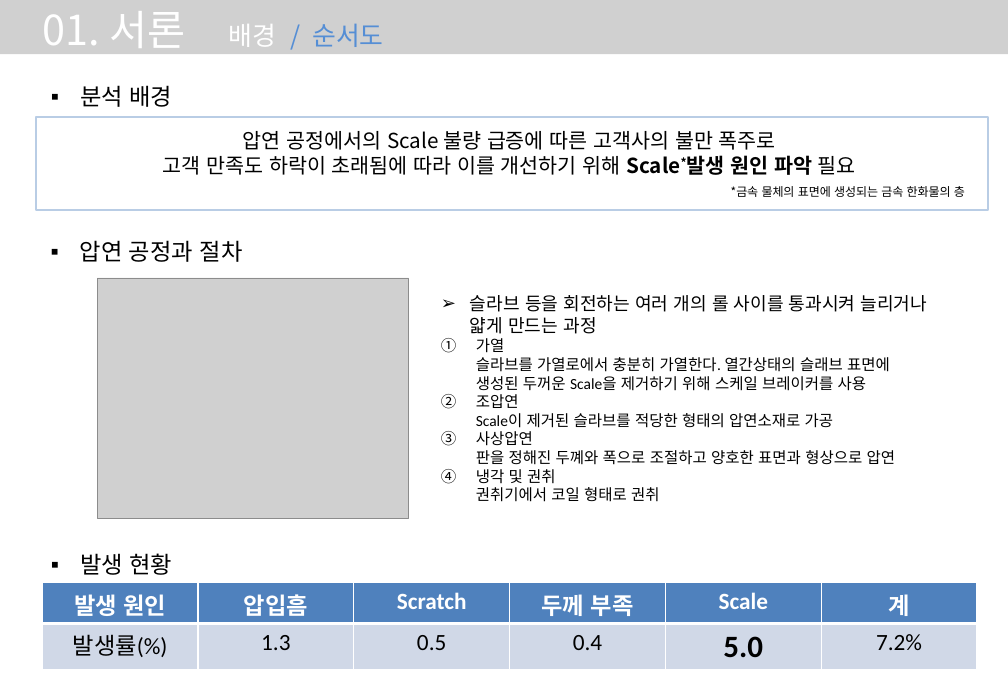
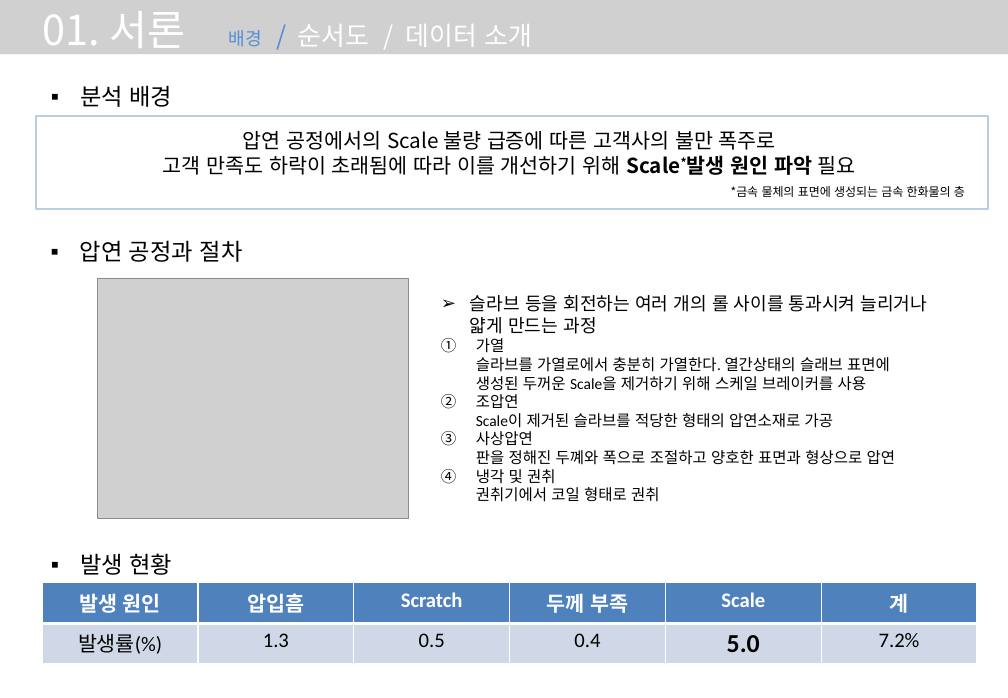
Before and after one commit to InkyunMoon/-----, a slide deck: slide 3 of 스케일 불량요인 파악과 개선기회 도출.pptx. Drawn at 1008x698 pixels with LibreOffice and Linux fonts; fonts in the diff are those of the drawing; grey boxes stand for pictures. Boxes give left, top, right and bottom in pixels: in the first picture for what was removed or moved away, otherwise in the second. Text is boxed around its words. In the diff, an @@ line names an element or a change of style, - is before the commit and + after.

```diff
--- a/스케일 불량요인 파악과 개선기회 도출.pptx
+++ b/스케일 불량요인 파악과 개선기회 도출.pptx
@@ text at (42,11,532,56): text changed @@
-01. 서론 배경 / 순서도
+01. 서론 배경 / 순서도 / 데이터 소개
@@ table at (42,583,974,664) @@
@@ size 18 to 16 pt @@
@@ size 24 to 20 pt in "5.0" @@
```
Also in this commit, not shown: 4 other slides changed, 5 slides added.
